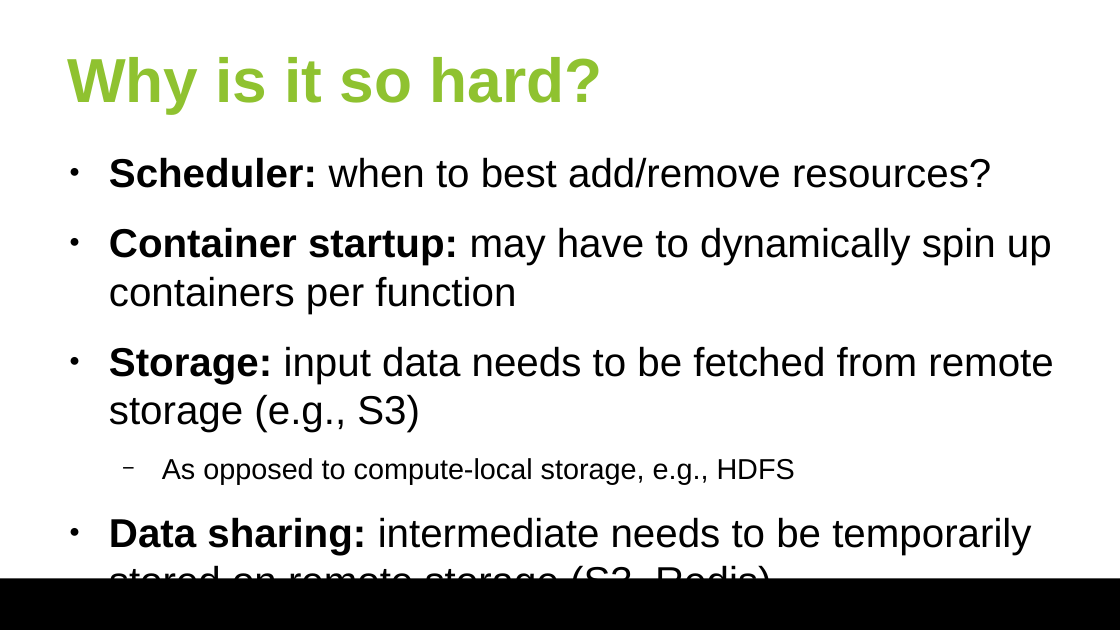
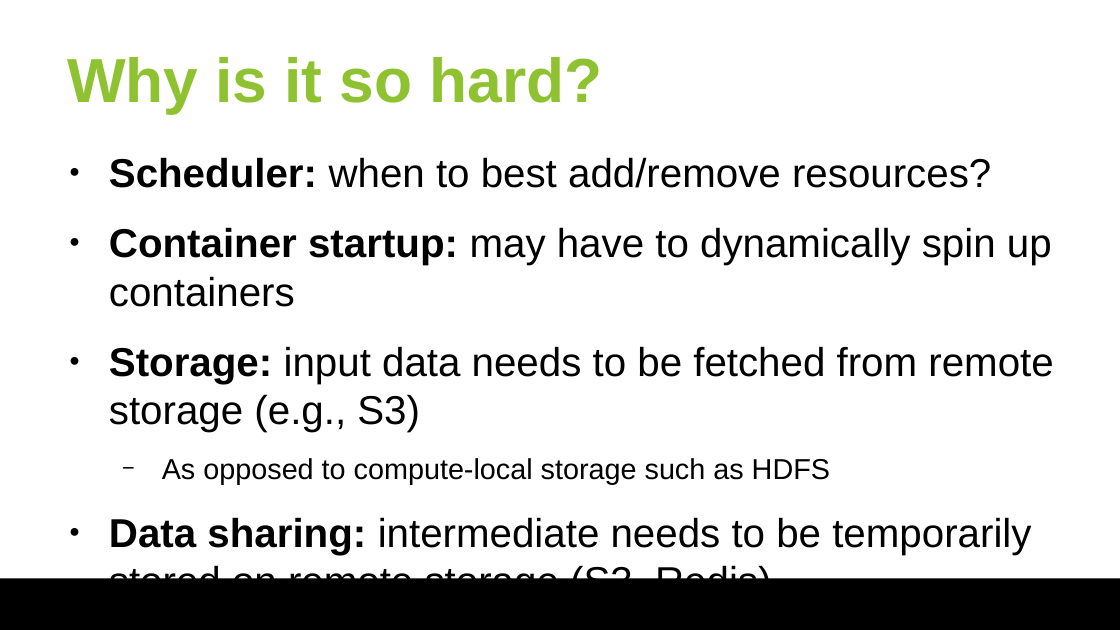
Before and after one commit to huangyibo/spark-summit-18, a slide deck: slide 9 of slides/spark-summit-18.odp (slide 10 before the commit). Drawn at 1120x630 pixels with LibreOffice and Linux fonts; fonts in the diff are those of the drawing; background and template pictures are left out. Boxes give left, top, right and bottom in pixels: in the first picture for what was removed or moved away, otherwise in the second. Text is boxed around its words. In the diff, an @@ line names an element or a change of style, - is before the commit and + after.

```diff
--- a/slides/spark-summit-18.odp
+++ b/slides/spark-summit-18.odp
@@ text at [109,227,1052,307]: text changed @@
-● Container startup: may have to dynamically spin up containers per function
+● Container startup: may have to dynamically spin up containers
@@ text at [162,458,830,484]: text changed @@
-  − As opposed to compute-local storage, e.g., HDFS
+  − As opposed to compute-local storage such as HDFS
```
Also in this commit, not shown: 9 other slides changed, 1 slide removed.
